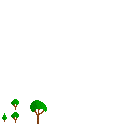
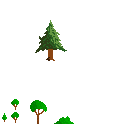
Layers edited between the first and the second 128 x 128 image:
painted on "Background" over bbox(35, 20, 74, 124)
